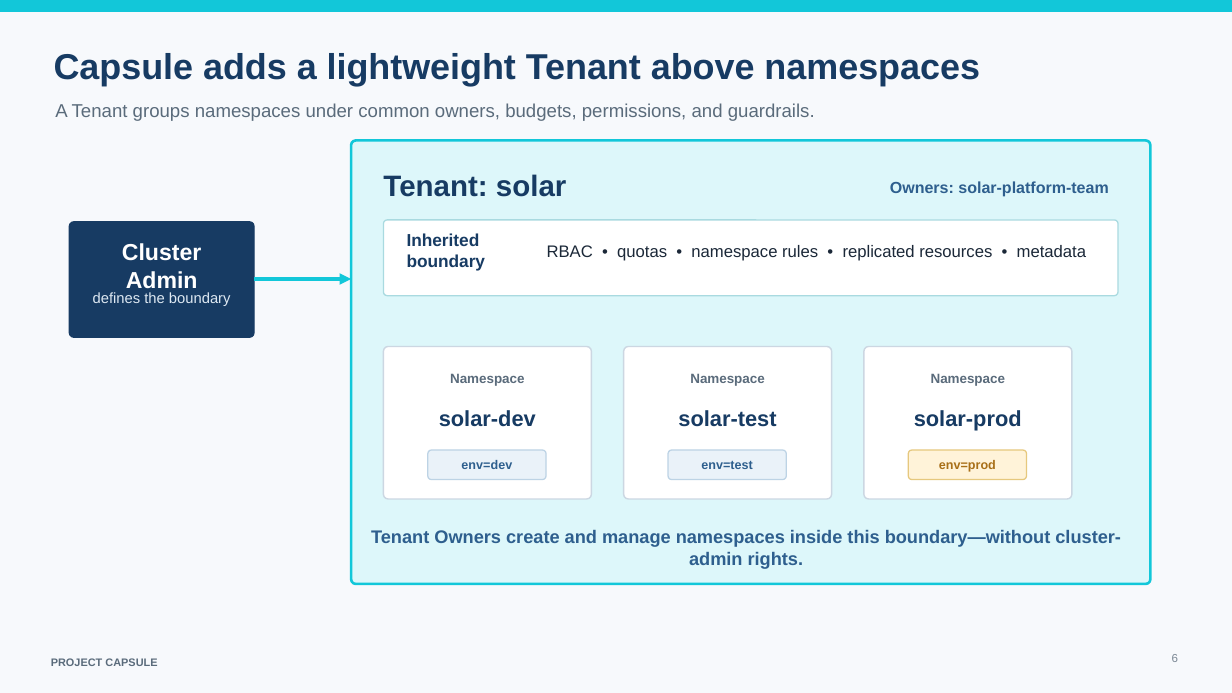
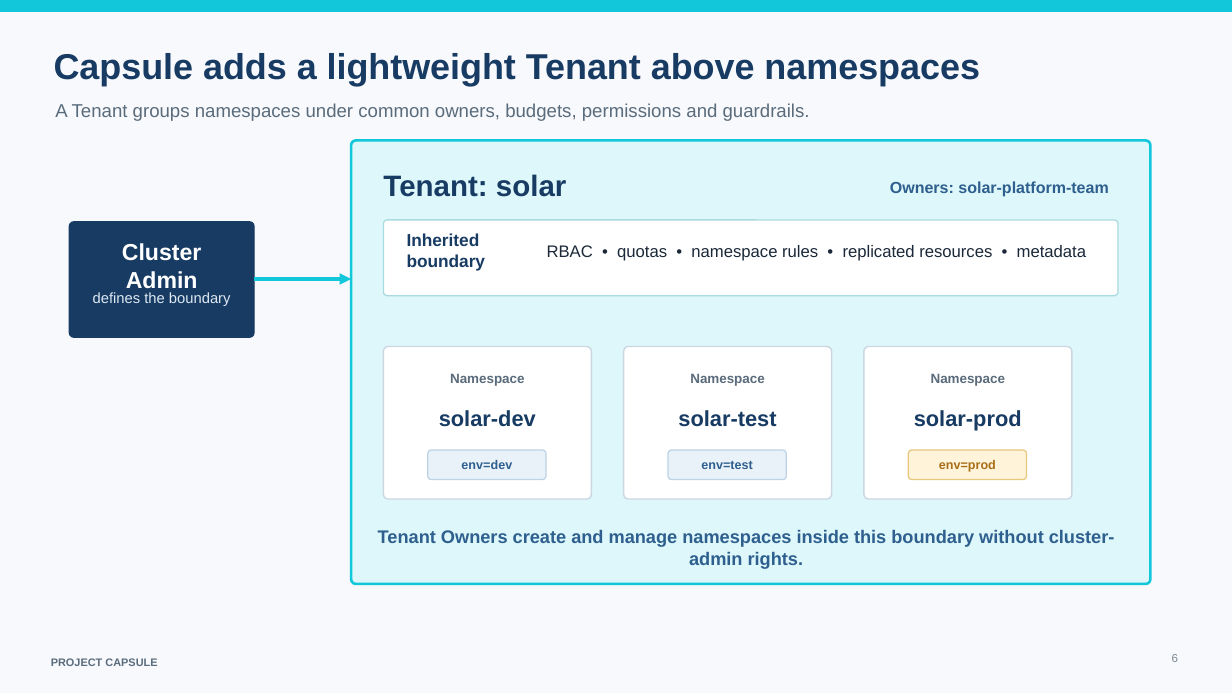
Before and after one commit to projectcapsule/website, a slide deck: slide 6 of presentations/Project_Capsule_Overview.pptx. Drawn at 1232x693 pixels with LibreOffice and Linux fonts; fonts in the diff are those of the drawing. Boxes give left, top, right and bottom in pixels: in the first picture for what was removed or moved away, otherwise in the second. Text is boxed around its words. In the diff, an @@ line names an element or a change of style, - is before the commit and + after.

```diff
--- a/presentations/Project_Capsule_Overview.pptx
+++ b/presentations/Project_Capsule_Overview.pptx
@@ text at <box>55,103,810,121</box>: text changed @@
-A Tenant groups namespaces under common owners, budgets, permissions, and guardrails.
+A Tenant groups namespaces under common owners, budgets, permissions and guardrails.
@@ text at <box>378,530,1115,569</box>: text changed @@
-Tenant Owners create and manage namespaces inside this boundary—without cluster-admin rights.
+Tenant Owners create and manage namespaces inside this boundary without cluster-admin rights.
```
Also in this commit, not shown: 7 other slides changed, 2 slides added.
